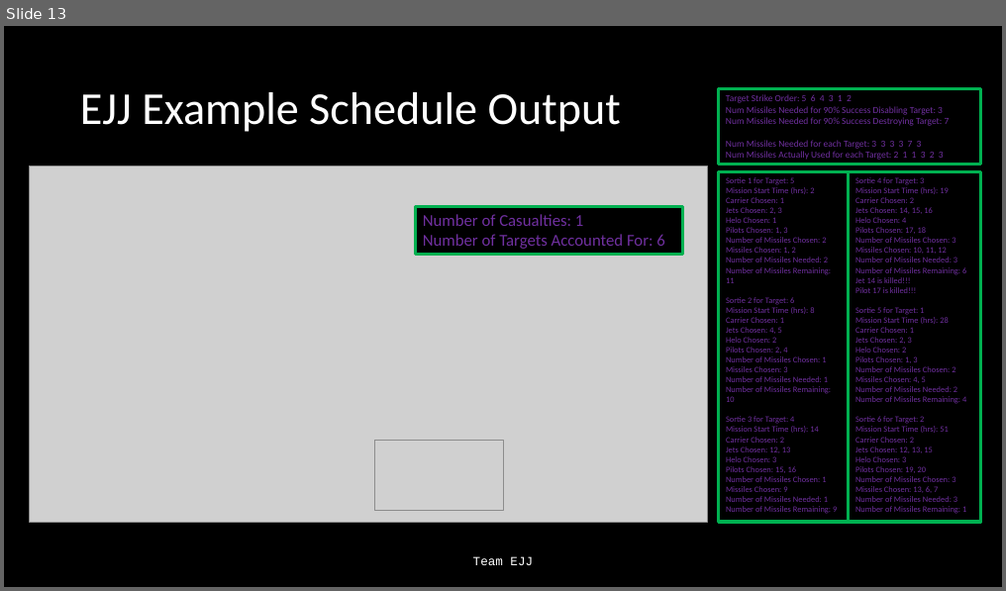
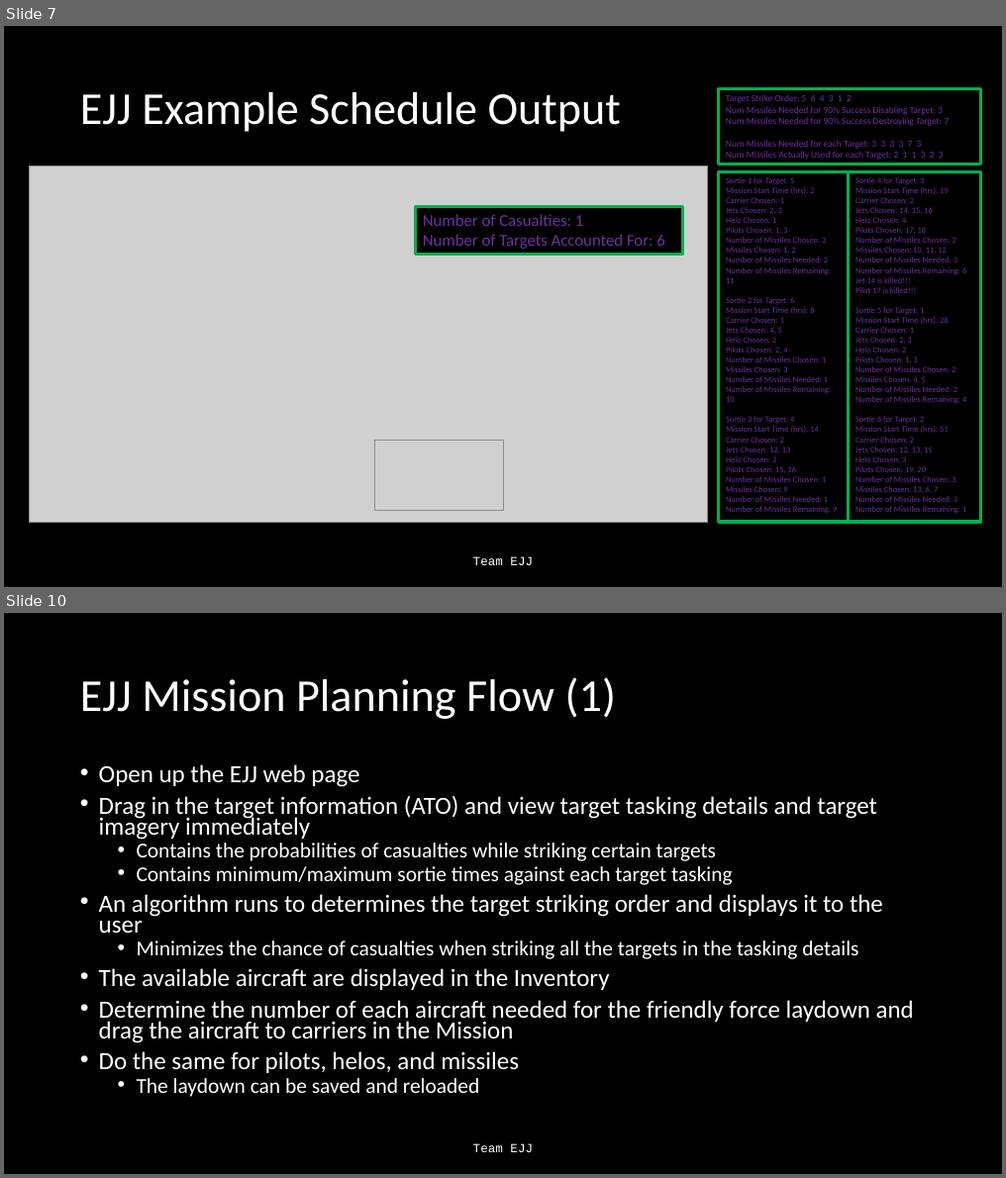
Before and after one commit to Jonathan805/RestrictedPlanning, a slide deck: TeamEJJ.pptx. Shown one above the other, each under a label of ours: slide 13 before the commit, slides 7 and 10 after it; the slides between them are not shown. The pictures are 1006x591 and 1006x1178 pixels, drawn with LibreOffice and Linux fonts; fonts in the diff are those of the drawing; grey boxes stand for pictures. Boxes give left, top, right and bottom in pixels: in the first picture for what was removed or moved away, otherwise in the second. Text is boxed around its words. In the diff, an @@ line names an element or a change of style, - is before the commit and + after.

Commit message:
removed garbage toasts.  added more buttons to each target and toatsts.  updated power point

```diff
--- a/TeamEJJ.pptx
+++ b/TeamEJJ.pptx
@@ slide 10 added at bbox=[4, 613, 1002, 1174], background #000000 @@
@@ title added at bbox=[80, 677, 616, 719], 44 pt, text #FFFFFF @@
+EJJ Mission Planning Flow (1)
@@ text added at bbox=[99, 764, 914, 1097], 23.8 pt, text #FFFFFF @@
+• Open up the EJJ web page
+• Drag in the target information (ATO) and view target tasking details and target imagery immediately
+  • Contains the probabilities of casualties while striking certain targets
+  • Contains minimum/maximum sortie times against each target tasking
+• An algorithm runs to determines the target striking order and displays it to the user
+  • Minimizes the chance of casualties when striking all the targets in the tasking details
+• The available aircraft are displayed in the Inventory
+• Determine the number of each aircraft needed for the friendly force laydown and drag the aircraft to carriers in the Mission
+• Do the same for pilots, helos, and missiles
+  • The laydown can be saved and reloaded
@@ text added at bbox=[473, 1144, 533, 1153], 12 pt, text #FFFFFF @@
+Team EJJ
@@ what was slide 13 is now slide 7 @@
```
Also in this commit, not shown: 5 slides changed, 2 other slides added, 4 other files.
